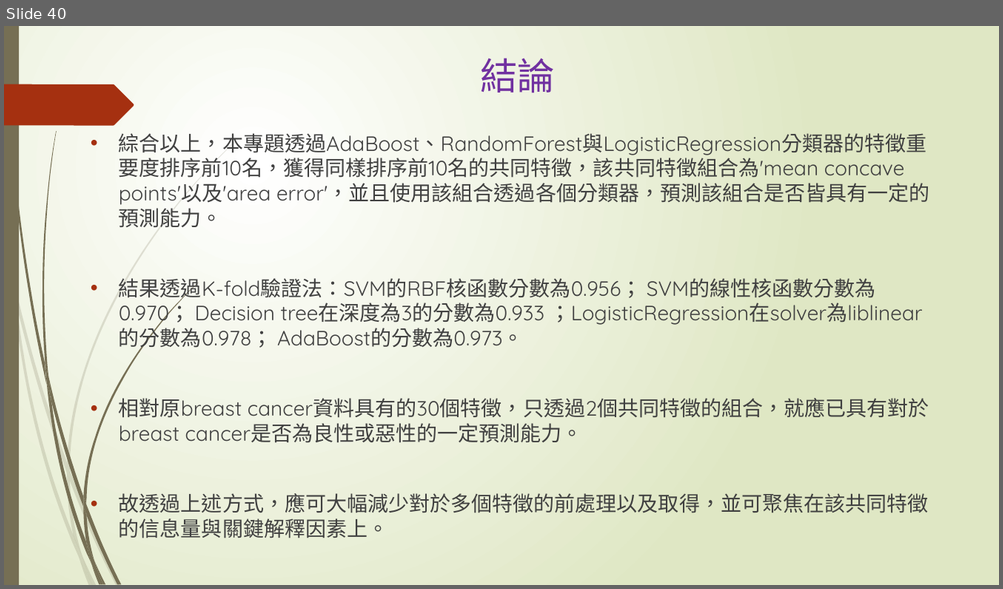
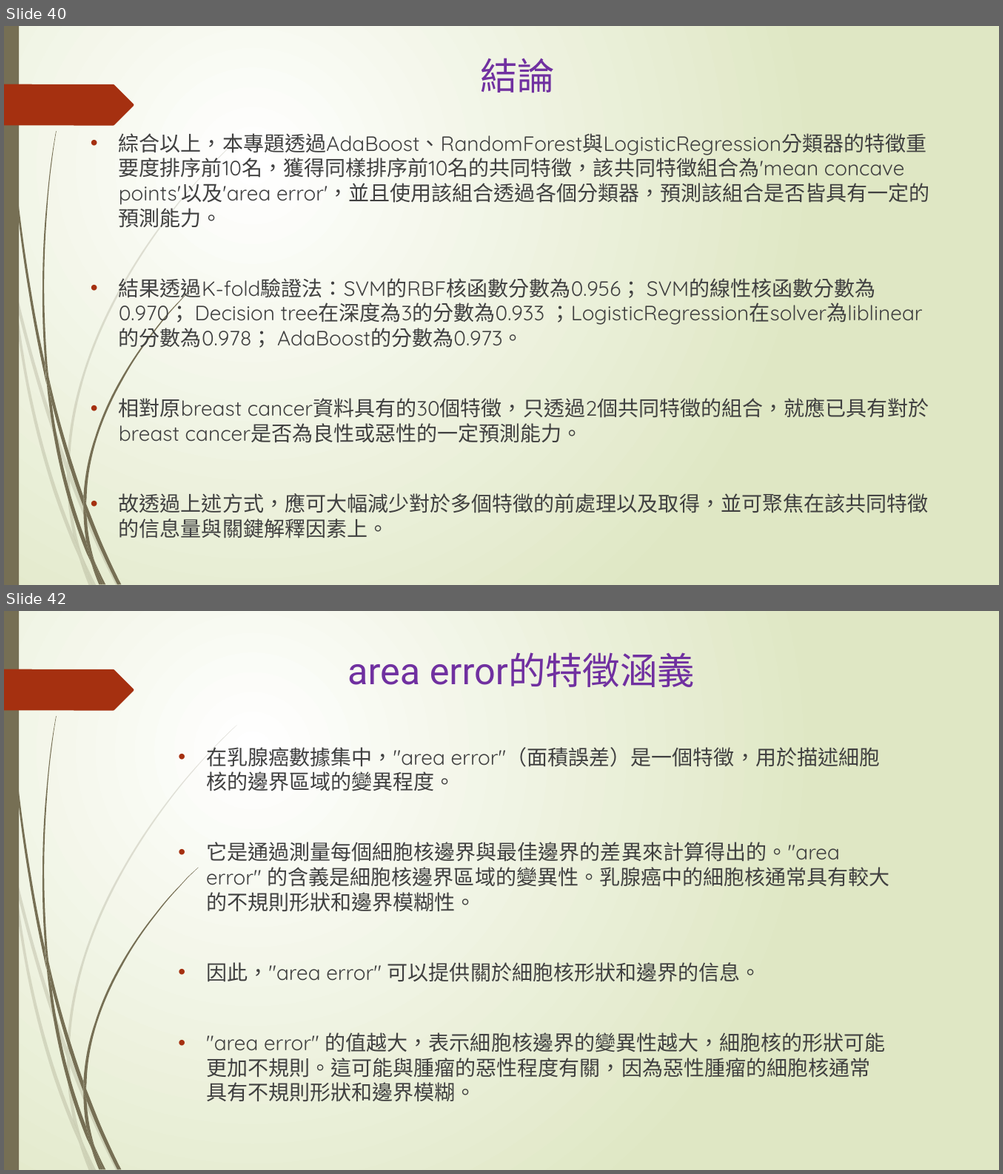
Before and after one commit to quilty1012/IMLP347, a slide deck: special report ppt.pptx. Shown one above the other, each under a label of ours: slide 40 before the commit, slides 40 and 42 after it; the slides between them are not shown. The pictures are 1003x589 and 1003x1174 pixels, drawn with LibreOffice and Linux fonts; fonts in the diff are those of the drawing. Boxes give left, top, right and bottom in pixels: in the first picture for what was removed or moved away, otherwise in the second. Text is boxed around its words. In the diff, an @@ line names an element or a change of style, - is before the commit and + after.

Commit message:
Special Report
分析各個分類器的特徵重要度排序，找到同樣重要度高的共同特徵，評估該共同特徵是否對原始資料具有一定之預測能力。

```diff
--- a/special report ppt.pptx
+++ b/special report ppt.pptx
@@ slide 42 added at (4,611,999,1170), background gradient #FFFFFF to #DFE8C4; not listed: 24 template elements that a slide beside it also shows @@
@@ title added at (347,652,694,687), 36 pt, text #7030A0 @@
+area error的特徵涵義
@@ text added at (206,747,890,1102), 20 pt, text #404040 @@
+• 在乳腺癌數據集中，"area error"（面積誤差）是一個特徵，用於描述細胞核的邊界區域的變異程度。
+• 它是通過測量每個細胞核邊界與最佳邊界的差異來計算得出的。"area error" 的含義是細胞核邊界區域的變異性。乳腺癌中的細胞核通常具有較大的不規則形狀和邊界模糊性。
+• 因此，"area error" 可以提供關於細胞核形狀和邊界的信息。
+• "area error" 的值越大，表示細胞核邊界的變異性越大，細胞核的形狀可能更加不規則。這可能與腫瘤的惡性程度有關，因為惡性腫瘤的細胞核通常具有不規則形狀和邊界模糊。
```
Also in this commit, not shown: 1 other slide added.
